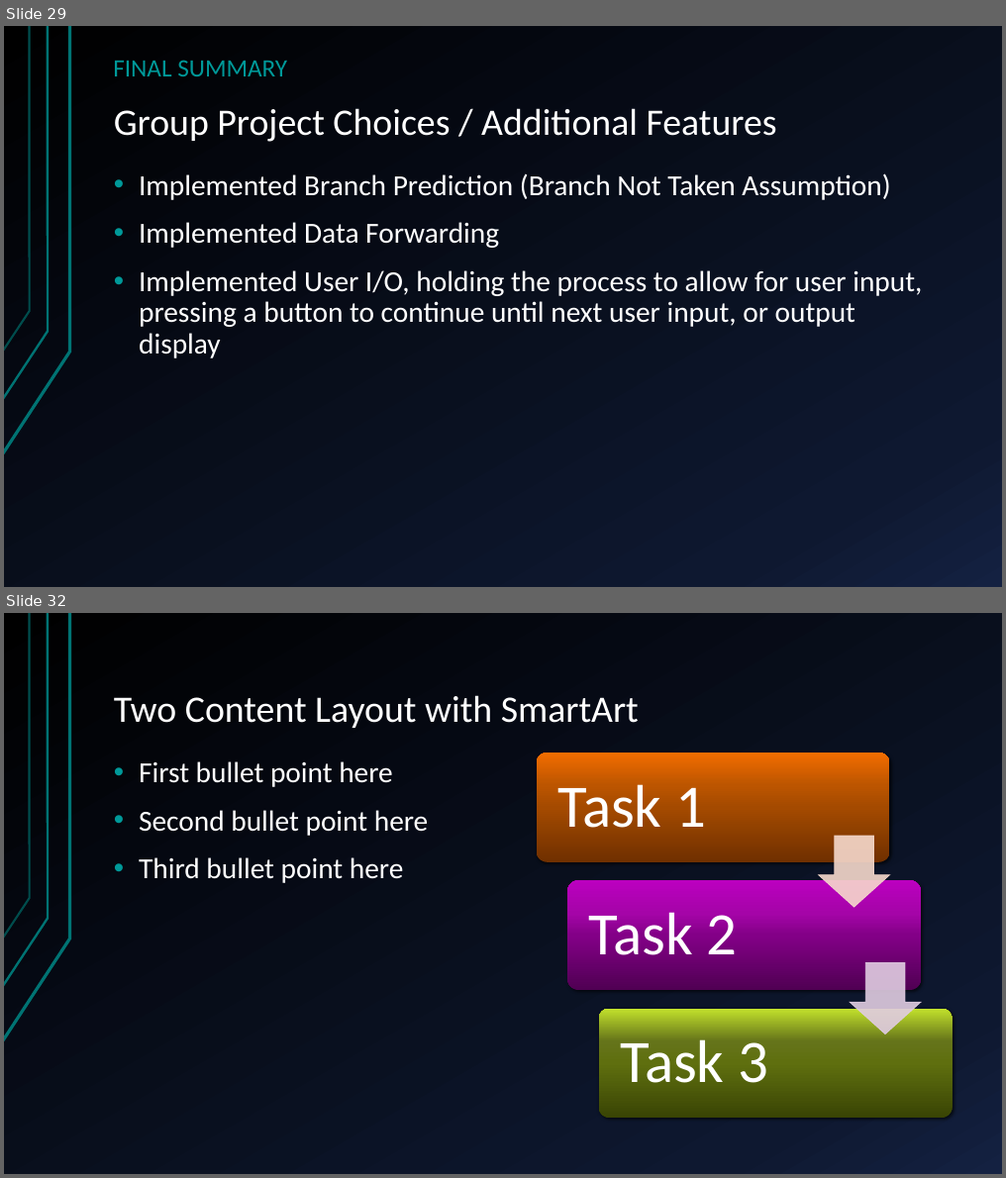
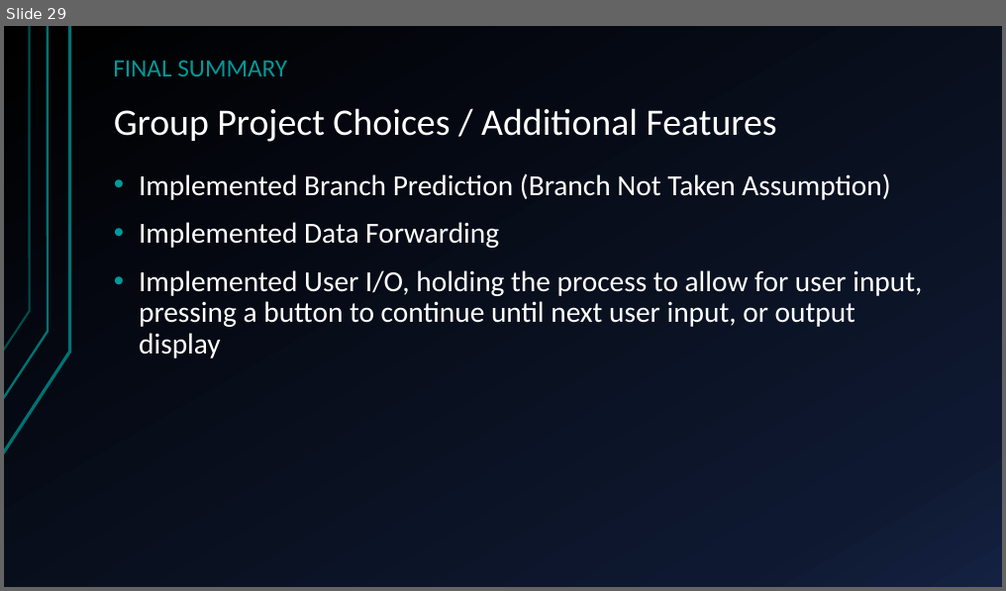
Before and after one commit to HansSanitizer/CENG-450-Project, a slide deck: Documentation/Long-Mann 16-Bit RISC Processor.pptx. Shown one above the other, each under a label of ours: slides 29 and 32 before the commit, slide 29 after it; the slides between them are not shown. The pictures are 1006x1178 and 1006x591 pixels, drawn with LibreOffice and Linux fonts; fonts in the diff are those of the drawing. Boxes give left, top, right and bottom in pixels: in the first picture for what was removed or moved away, otherwise in the second. Text is boxed around its words. In the diff, an @@ line names an element or a change of style, - is before the commit and + after.

```diff
--- a/Documentation/Long-Mann 16-Bit RISC Processor.pptx
+++ b/Documentation/Long-Mann 16-Bit RISC Processor.pptx
@@ slide 32 removed at [4, 613, 1002, 1174], background gradient #000000 to #0F1931 to #142242; not listed: 3 template elements that a slide beside it also shows @@
@@ title removed at [114, 695, 639, 728] @@
-Two Content Layout with SmartArt
@@ text removed at [139, 761, 429, 883] @@
-• First bullet point here
-• Second bullet point here
-• Third bullet point here
@@ group removed at [537, 753, 951, 1118]: 3 rounded rectangles, 3 texts, 2 down arrows @@
-Task 1
-Task 2
-Task 3
```
Also in this commit, not shown: 3 slides changed, 4 other slides removed.
